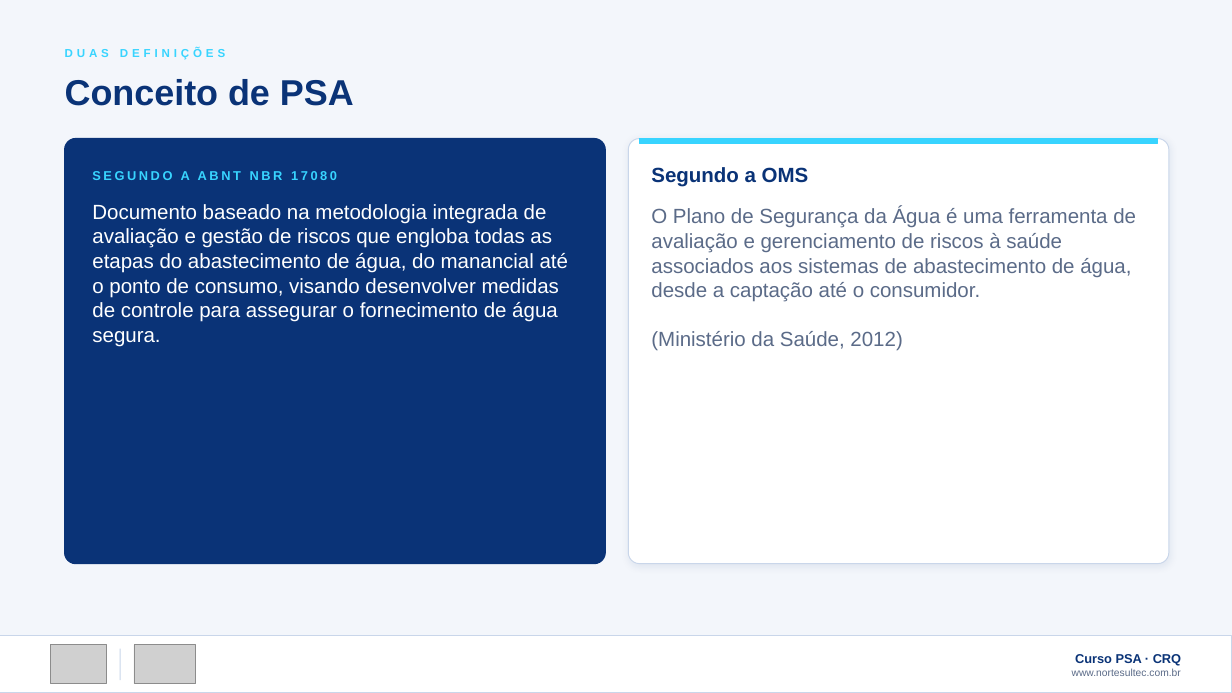
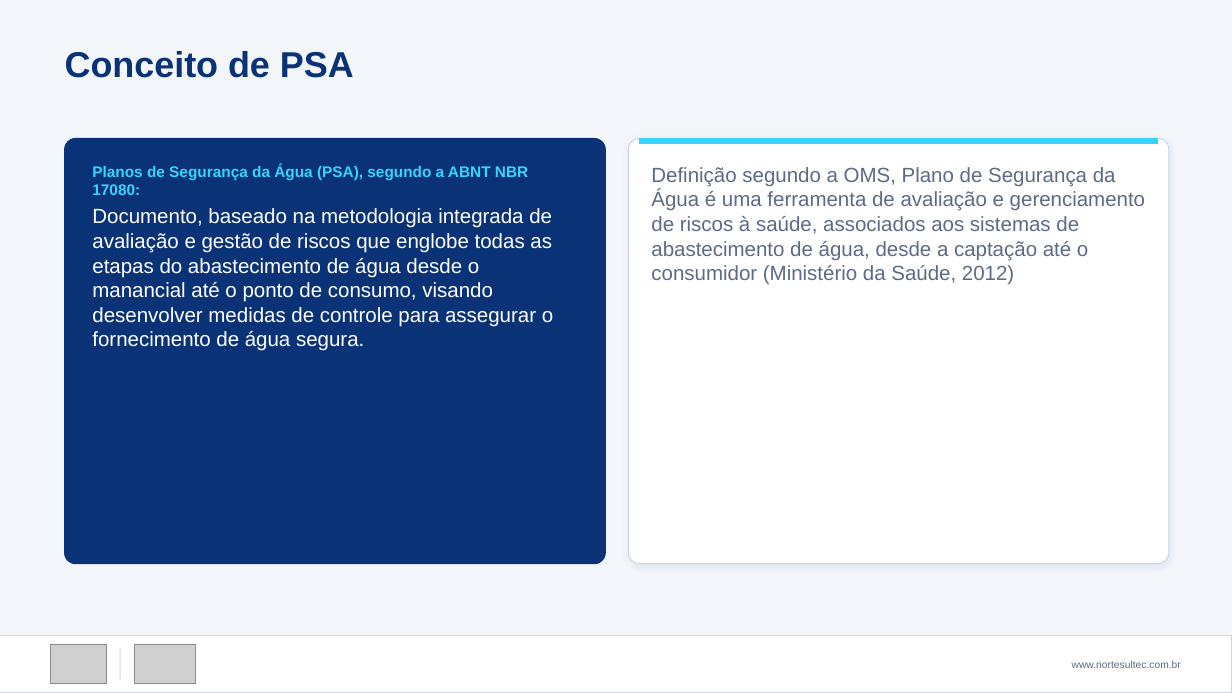
Before and after one commit to victorsntz/norte-sul-portfolio, a slide deck: slide 17 of apresentacoes/Curso-PSA-Plano-de-Seguranca-da-Agua-NorteSul.pptx. Drawn at 1232x693 pixels with LibreOffice and Linux fonts; fonts in the diff are those of the drawing; grey boxes stand for pictures. Boxes give left, top, right and bottom in pixels: in the first picture for what was removed or moved away, otherwise in the second. Text is boxed around its words. In the diff, an @@ line names an element or a change of style, - is before the commit and + after.

```diff
--- a/apresentacoes/Curso-PSA-Plano-de-Seguranca-da-Agua-NorteSul.pptx
+++ b/apresentacoes/Curso-PSA-Plano-de-Seguranca-da-Agua-NorteSul.pptx
@@ text "Conceito de PSA": place and size @@
-text "Conceito de PSA" at bbox=[65, 79, 354, 106]
+text "Conceito de PSA" at bbox=[65, 51, 354, 78]
@@ text removed at bbox=[65, 48, 225, 60] @@
-DUAS DEFINIÇÕES
@@ text at bbox=[92, 164, 528, 195]: text changed; size 10 to 12 pt @@
-SEGUNDO A ABNT NBR 17080
+Planos de Segurança da Água (PSA), segundo a ABNT NBR 17080:
@@ text "Planos de Segurança da Água ..." at bbox=[92, 164, 528, 195]: vertical alignment middle to top @@
@@ text at bbox=[651, 167, 1145, 285]: text changed @@
-O Plano de Segurança da Água é uma ferramenta de avaliação e gerenciamento de riscos à saúde associados aos sistemas de abastecimento de água, desde a captação até o consumidor.
-(Ministério da Saúde, 2012)
+Definição segundo a OMS, Plano de Segurança da Água é uma ferramenta de avaliação e gerenciamento de riscos à saúde, associados aos sistemas de abastecimento de água, desde a captação até o consumidor (Ministério da Saúde, 2012)
@@ text removed at bbox=[651, 167, 809, 187] @@
-Segundo a OMS
@@ text at bbox=[92, 208, 553, 351]: text changed @@
-Documento baseado na metodologia integrada de avaliação e gestão de riscos que engloba todas as etapas do abastecimento de água, do manancial até o ponto de consumo, visando desenvolver medidas de controle para assegurar o fornecimento de água segura.
+Documento, baseado na metodologia integrada de avaliação e gestão de riscos que englobe todas as etapas do abastecimento de água desde o manancial até o ponto de consumo, visando desenvolver medidas de controle para assegurar o fornecimento de água segura.
@@ text at bbox=[1075, 654, 1181, 666]: paragraph removed @@
-Curso PSA · CRQ
```
Also in this commit, not shown: 27 other slides changed, 2 other files.
